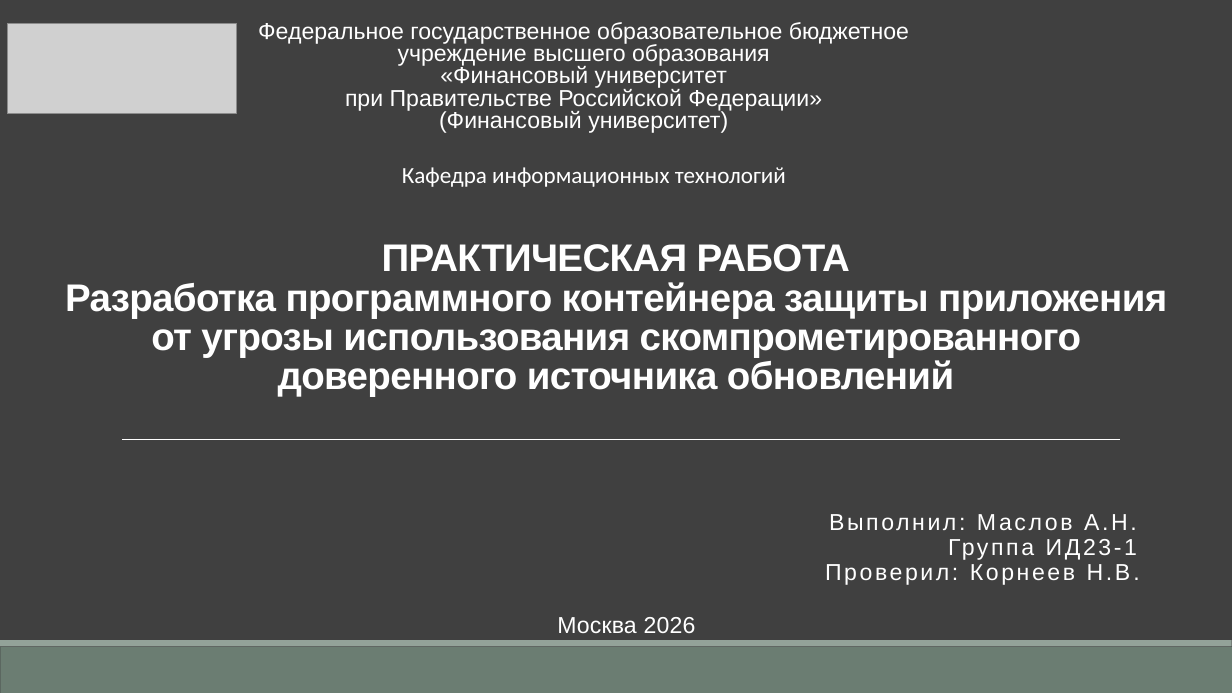
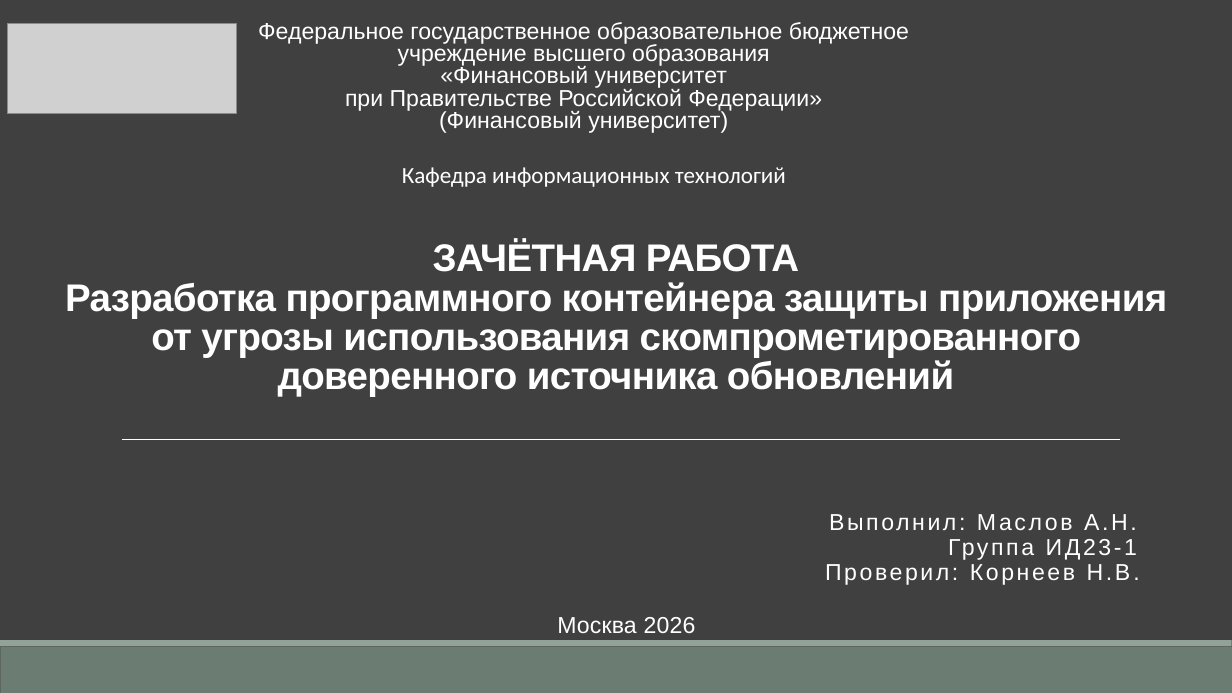
Before and after one commit to AknasMacefg/ITiABD, a slide deck: slide 1 of Курс 3/DevOps/ИД23-1_МасловАН_Отчёт по проекту.pptx. Drawn at 1232x693 pixels with LibreOffice and Linux fonts; fonts in the diff are those of the drawing; grey boxes stand for pictures. Boxes give left, top, right and bottom in pixels: in the first picture for what was removed or moved away, otherwise in the second. Text is boxed around its words. In the diff, an @@ line names an element or a change of style, - is before the commit and + after.

```diff
--- a/Курс 3/DevOps/ИД23-1_МасловАН_Отчёт по проекту.pptx
+++ b/Курс 3/DevOps/ИД23-1_МасловАН_Отчёт по проекту.pptx
@@ title at (65, 241, 1167, 397): text changed @@
-ПРАКТИЧЕСКАЯ РАБОТА
-Разработка программного контейнера защиты приложения от угрозы использования скомпрометированного доверенного источника обновлений
+ЗАЧЁТНАЯ РАБОТА
+Разработка программного контейнера защиты приложения от угрозы использования скомпрометированного доверенного источника обновлений
```
Also in this commit, not shown: 3 other slides changed, 13 slides added, 12 slides removed, 4 other files.
